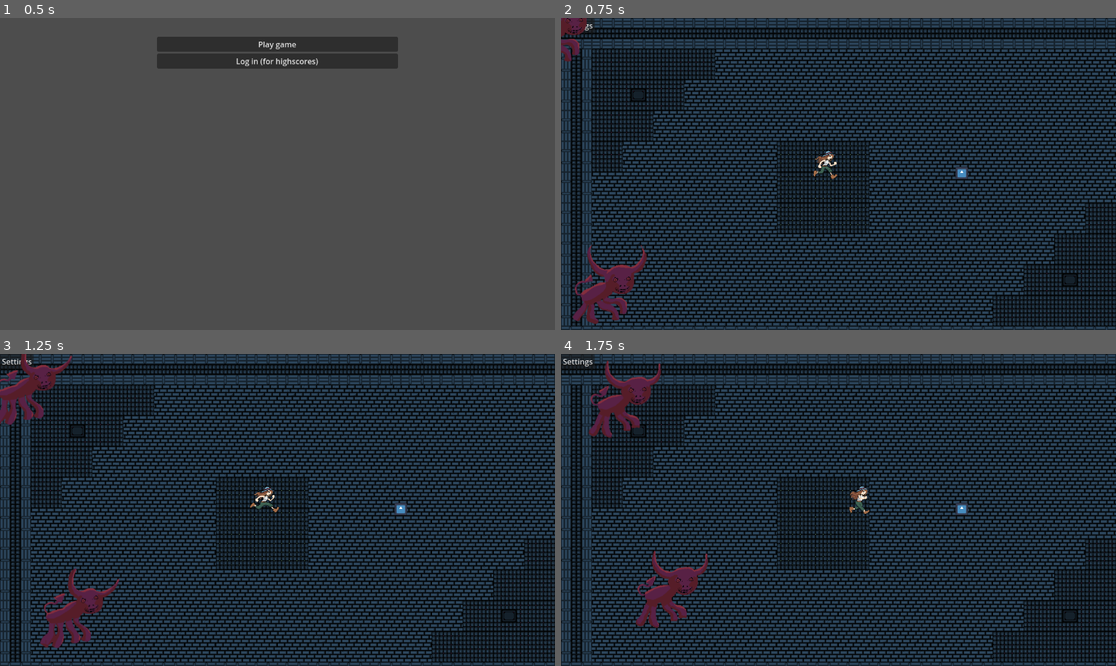
Above: before the commit, frames 1-4 (two rows, left to right).
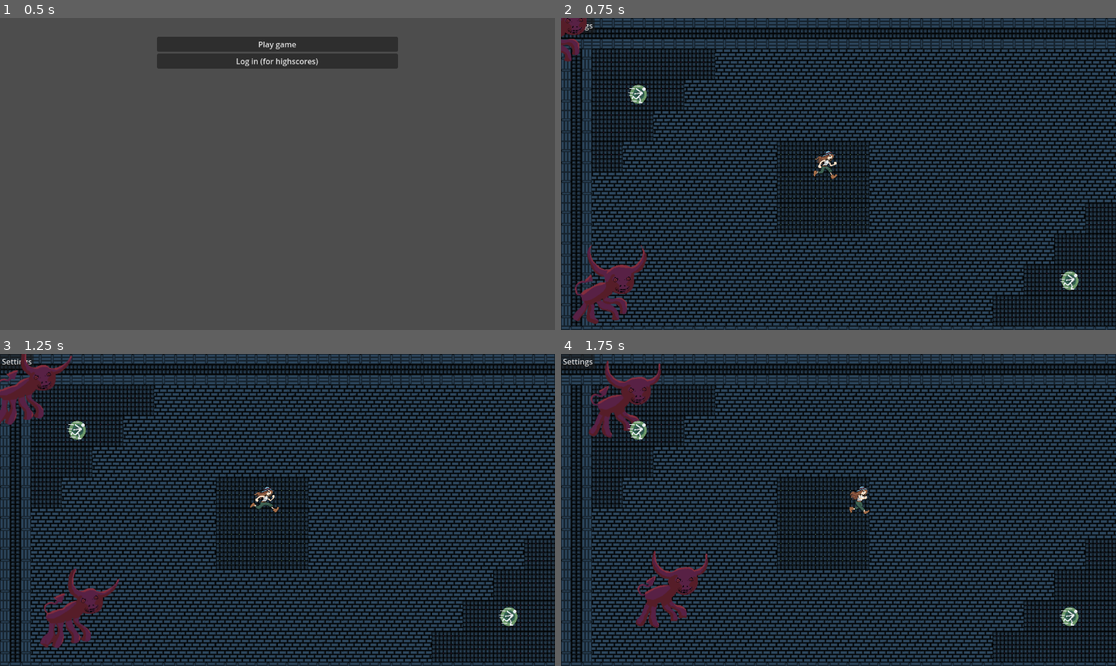
Above: after the commit, the same moments.

Repository: WilliamSundqvist/arcadegame
Game: Godot game, scene res://main_scene.tscn
Same seed, same stepped clock (60 frames per second), same inputs: the game is played once before the commit and once after it. The engine's default icon, where the game draws it, is replaced by a stand-in: a white triangle on a blue panel in a dark square.
Inputs (mouse positions are in pixels of both pictures, inside the frame that each line leads up to):
- Up to frame 1 (0.5 s): no input
- Up to frame 2 (0.75 s): click "Play game" at 0.5 s
- Up to frame 3 (1.25 s): no input
- Up to frame 4 (1.75 s): move the mouse to (960, 494) at 1.27 s; hold Right (right) from 1.28 s (still down); tap Space (dash) at 1.35 s

Frame 1 is identical in both runs. In frame 2, 0.4% of the frame differs, in the area x 12-94%, y 21-88%; in frame 3, 0.4%; in frame 4, 0.4%.

Commit message:
added a dash power icon

Diff:
--- a/game/game.tscn
+++ b/game/game.tscn
@@ -1,10 +1,11 @@
-[gd_scene load_steps=8 format=4 uid="uid://byihbnp8mskmt"]
+[gd_scene load_steps=9 format=4 uid="uid://byihbnp8mskmt"]
 
 [ext_resource type="Script" path="res://game/game.gd" id="1_kv3x3"]
 [ext_resource type="PackedScene" uid="uid://d0yu8osq6i4ig" path="res://devil_cow/devil_cow.tscn" id="3_dni5l"]
 [ext_resource type="PackedScene" uid="uid://bwm5b0abmd5pj" path="res://player_character/player_character.tscn" id="3_vybl6"]
 [ext_resource type="PackedScene" uid="uid://d2143kmd6kbwg" path="res://pickups/dashPoint.tscn" id="4_ko7m5"]
 [ext_resource type="Texture2D" uid="uid://bco8kyr55ayok" path="res://map/Tileset_1.png" id="5_t4qps"]
+[ext_resource type="Texture2D" uid="uid://bh6q3cb5ohmfj" path="res://pickups/dashpower.png" id="6_kpqbi"]
 
 [sub_resource type="TileSetAtlasSource" id="TileSetAtlasSource_trhmw"]
 texture = ExtResource("5_t4qps")
@@ -711,4 +712,15 @@
 [node name="DevilCow2" parent="." instance=ExtResource("3_dni5l")]
 
 [node name="DashPoint" parent="." instance=ExtResource("4_ko7m5")]
-position = Vector2(831, 322)
+position = Vector2(1055, 544)
+
+[node name="Sprite2D" type="Sprite2D" parent="DashPoint"]
+position = Vector2(3, 0)
+texture = ExtResource("6_kpqbi")
+
+[node name="DashPoint2" parent="." instance=ExtResource("4_ko7m5")]
+position = Vector2(159, 157)
+
+[node name="Sprite2D" type="Sprite2D" parent="DashPoint2"]
+position = Vector2(3, 0)
+texture = ExtResource("6_kpqbi")
Binary file added: pickups/dashpower.png
Not shown, added: pickups/dashpower.png.import
